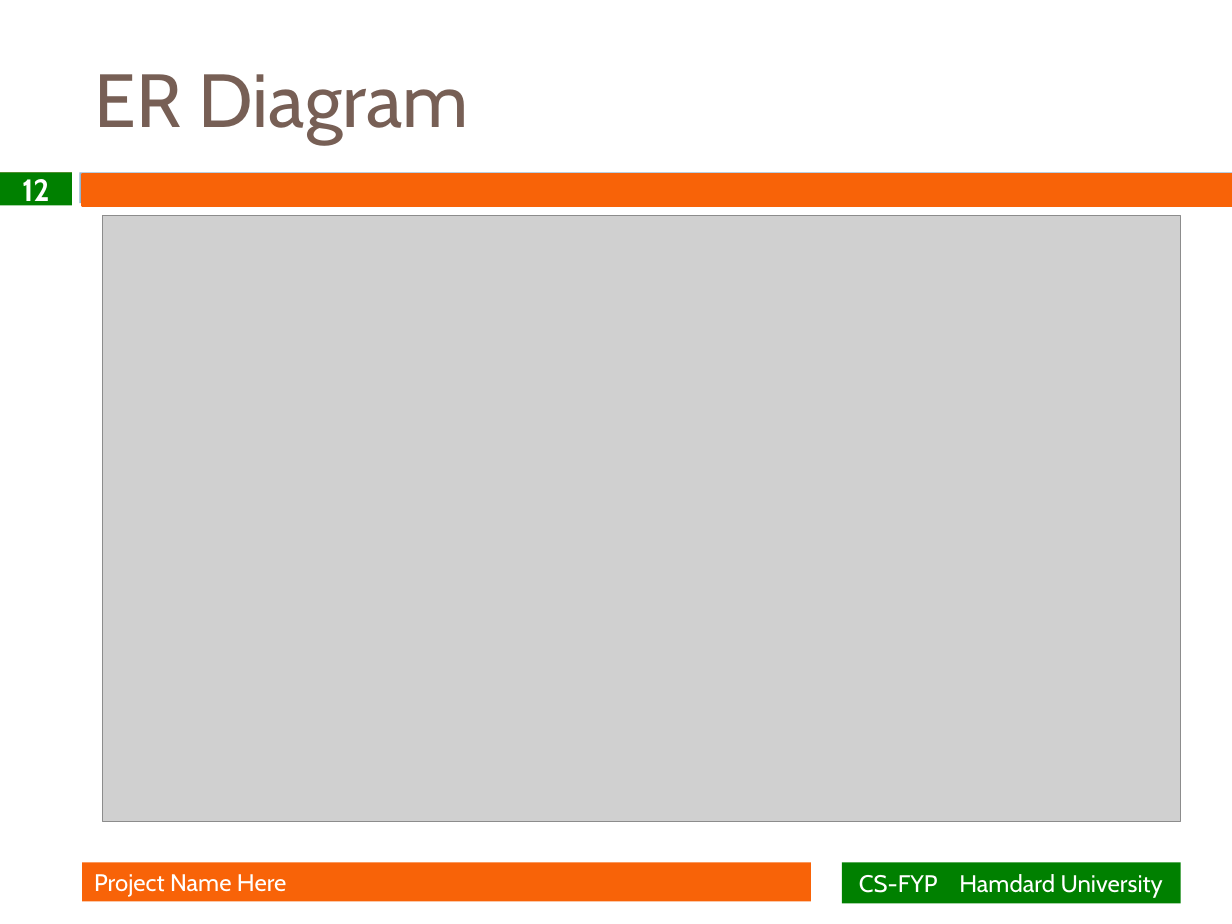
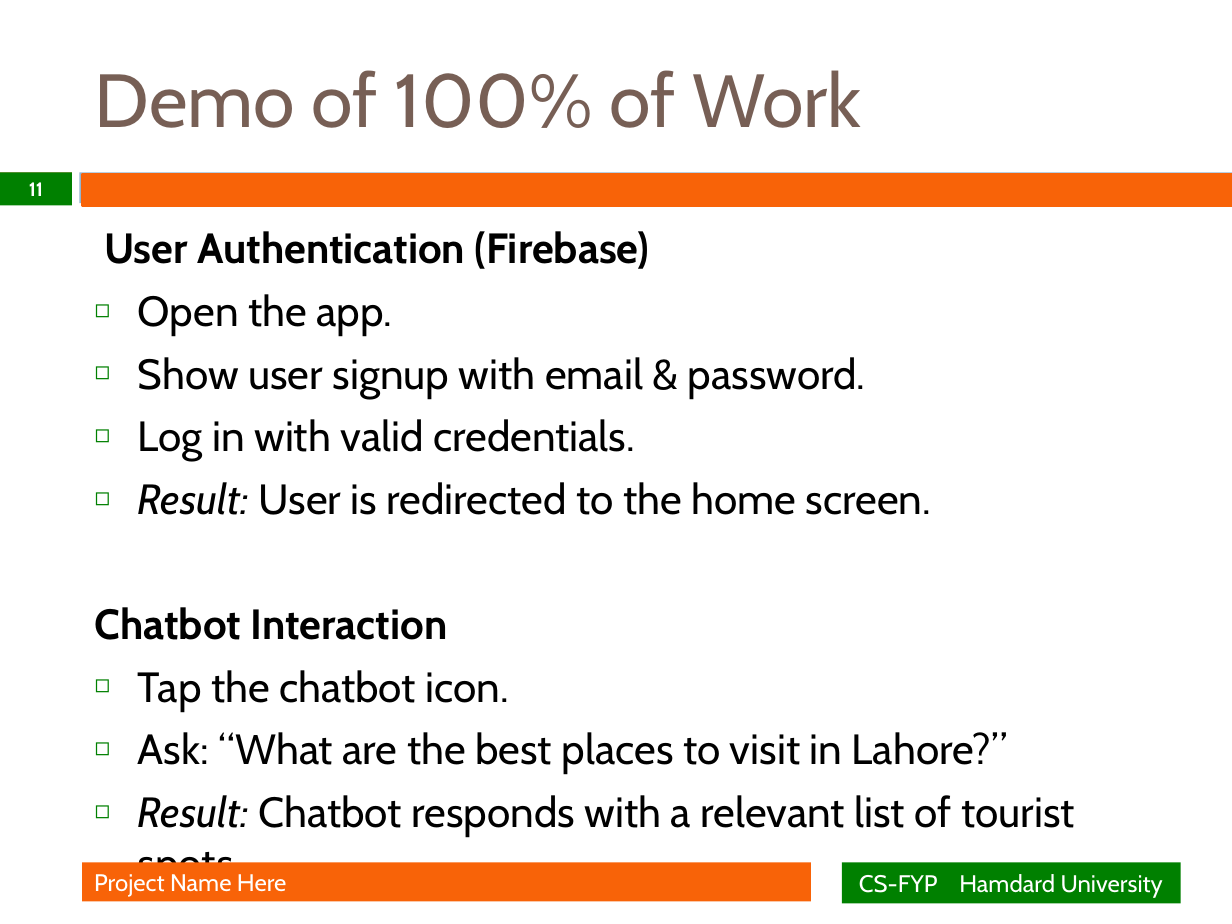
Before and after one commit to Daniyal702/TourismAppWithDocs, a slide deck: slide 11 of FYP Presentation.pptx (slide 12 before the commit). Drawn at 1232x924 pixels with LibreOffice and Linux fonts; fonts in the diff are those of the drawing; grey boxes stand for pictures; background and template pictures are left out. Boxes give left, top, right and bottom in pixels: in the first picture for what was removed or moved away, otherwise in the second. Text is boxed around its words. In the diff, an @@ line names an element or a change of style, - is before the commit and + after.

```diff
--- a/FYP Presentation.pptx
+++ b/FYP Presentation.pptx
@@ title at (95,70,862,128): text changed @@
-ER Diagram
+Demo of 100% of Work
@@ page number at (29,182,43,196): text changed; size 18 to 11.2 pt @@
-12
+11
@@ text added at (95,231,1075,837), 24.6 pt, text #000000 @@
+User Authentication (Firebase)
+◻ Open the app.
+◻ Show user signup with email & password.
+◻ Log in with valid credentials.
+◻ Result: User is redirected to the home screen.
+Chatbot Interaction
+◻ Tap the chatbot icon.
+◻ Ask: “What are the best places to visit in Lahore?”
+◻ Result: Chatbot responds with a relevant list of tourist spots.
@@ picture removed at (102,216,1180,822) @@
```
Also in this commit, not shown: 13 other slides changed, 2 slides added, 2 slides removed.
